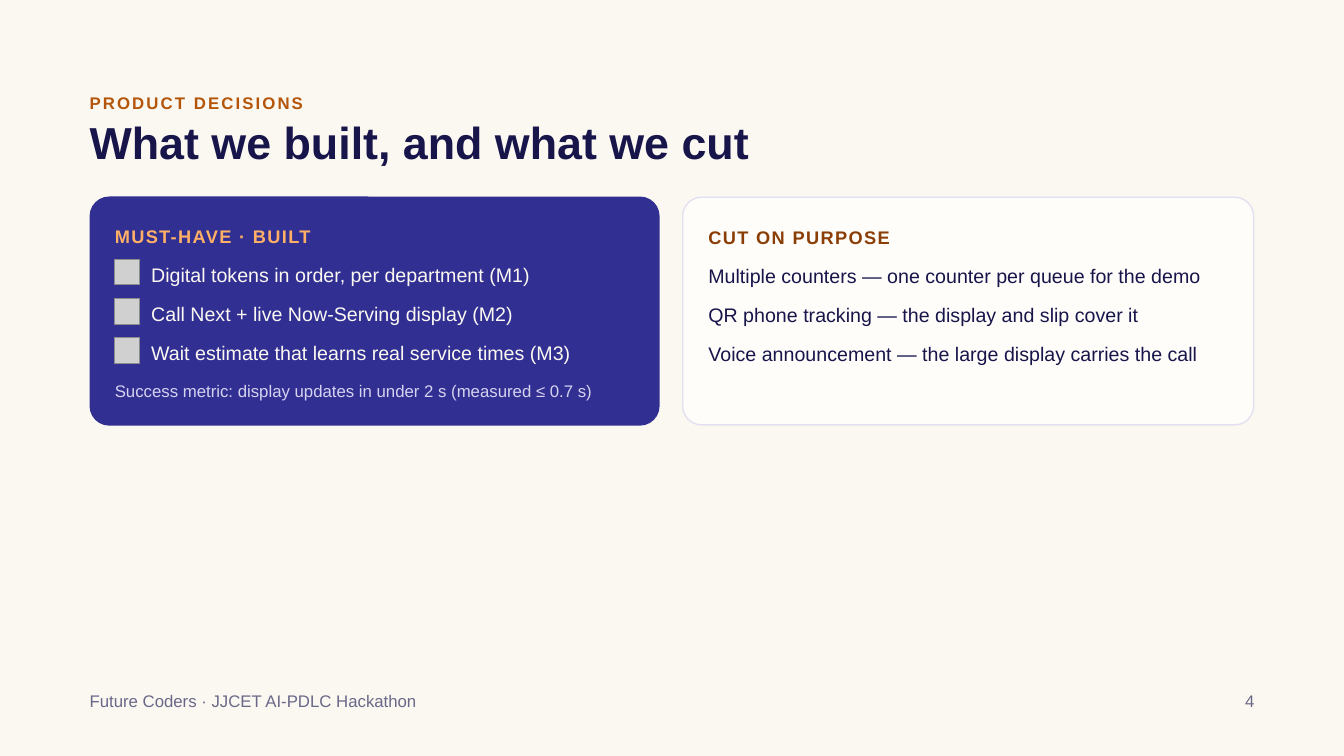
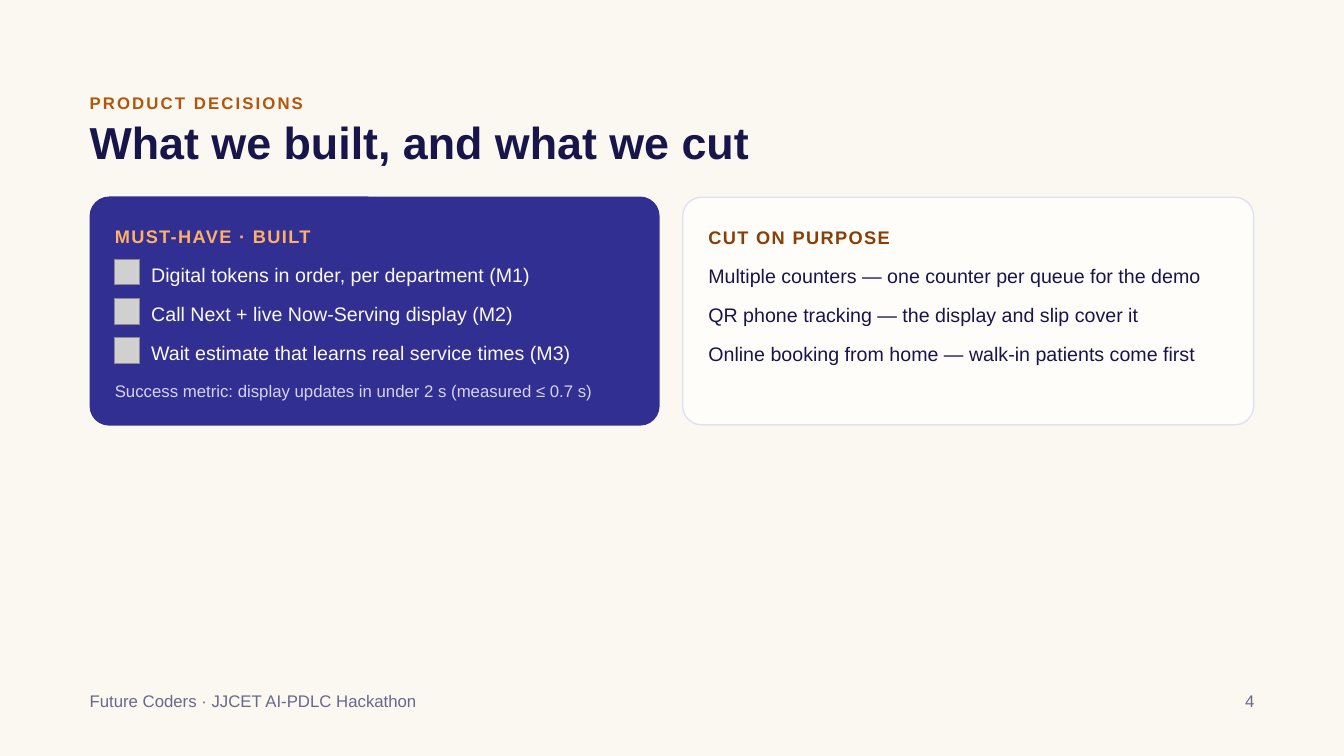
Before and after one commit to AshikAR-sys/CareQueue, a slide deck: slide 4 of docs/deck/CareQueue_Team12_Demo_Deck.pptx. Drawn at 1344x756 pixels with LibreOffice and Linux fonts; fonts in the diff are those of the drawing; grey boxes stand for pictures. Boxes give left, top, right and bottom in pixels: in the first picture for what was removed or moved away, otherwise in the second. Text is boxed around its words. In the diff, an @@ line names an element or a change of style, - is before the commit and + after.

```diff
--- a/docs/deck/CareQueue_Team12_Demo_Deck.pptx
+++ b/docs/deck/CareQueue_Team12_Demo_Deck.pptx
@@ text at box(708, 346, 1195, 365): text changed @@
-Voice announcement — the large display carries the call
+Online booking from home — walk-in patients come first
```
Also in this commit, not shown: 9 other files.
